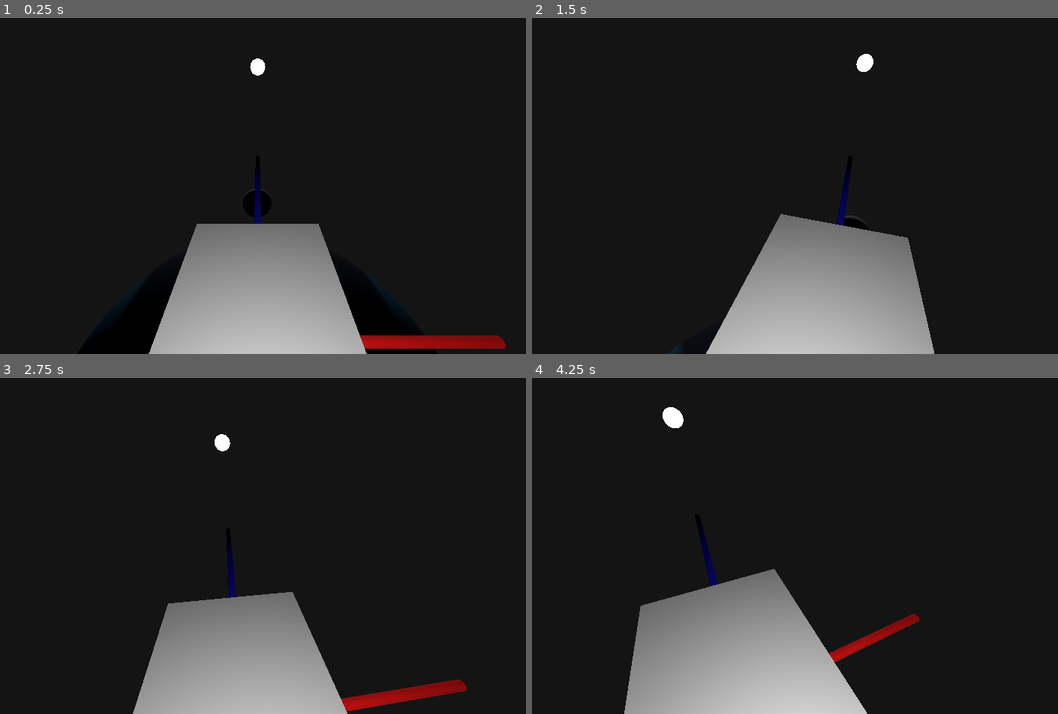
Above: before the commit, frames 1-4 (two rows, left to right).
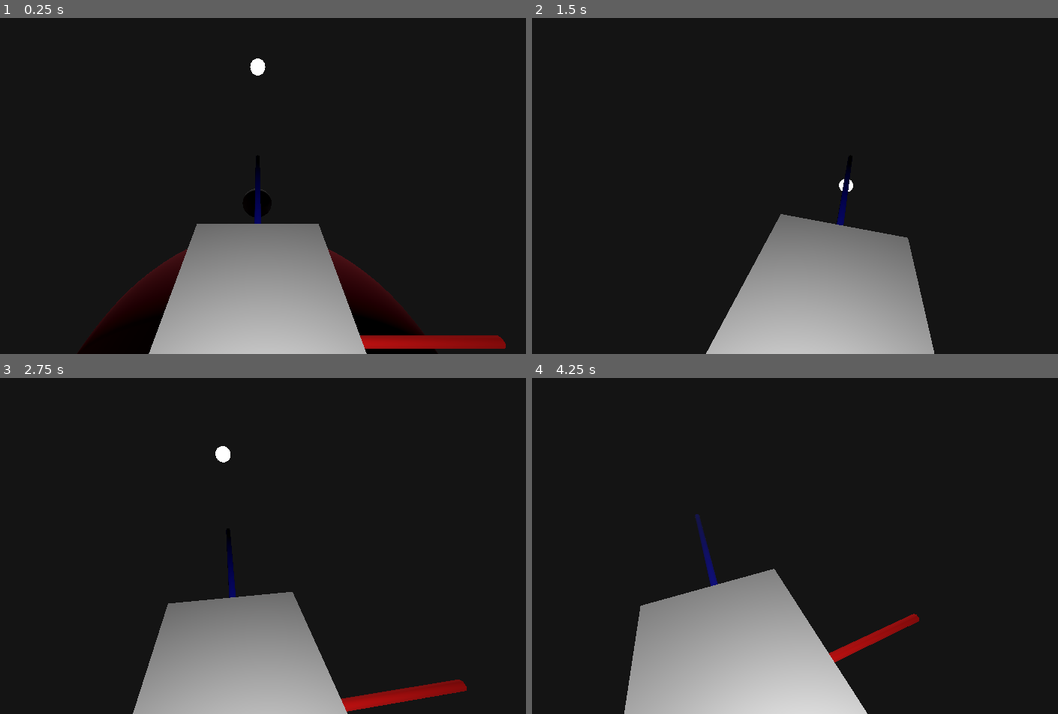
Above: after the commit, the same moments.

Repository: AcctForJudge/Planetary-Gravity-Simulation
Game: Godot game, scene res://Universe/universe.tscn
Same seed, same stepped clock (60 frames per second), same inputs: the game is played once before the commit and once after it. The engine's default icon, where the game draws it, is replaced by a stand-in: a white triangle on a blue panel in a dark square.
Inputs (mouse positions are in pixels of both pictures, inside the frame that each line leads up to):
- Up to frame 1 (0.25 s): no input
- Up to frame 2 (1.5 s): tap Enter at 0.5 s; move the mouse to (821, 186) at 0.52 s; hold E (look_down, bound only after the commit) 0.53-1.28 s; hold W (forward) from 0.53 s (still down); tap P (play) at 0.6 s; click (821, 186) at 0.67 s; move the mouse to (758, 186) at 1.27 s; tap E (look_down, bound only after the commit) at 1.35 s
- Up to frame 3 (2.75 s): keep holding W (forward); tap Q (look_up, bound only after the commit) at 1.55 s; tap Space (up) at 2 s; move the mouse to (273, 539) at 2.02 s; hold Q (look_up, bound only after the commit) from 2.03 s (still down); tap P (play) at 2.3 s
- Up to frame 4 (4.25 s): keep holding W (forward); move the mouse to (784, 552) at 2.77 s; release Q (look_up, bound only after the commit) at 2.78 s; tap H (hide) at 2.85 s; click (784, 552) at 2.92 s; tap E (look_down, bound only after the commit) at 3.05 s; tap Enter at 3.5 s; move the mouse to (837, 549) at 3.52 s; hold Q (look_up, bound only after the commit) from 3.53 s (still down); tap P (play) at 3.6 s

The runs differ from the first frame. In frame 1, 2.5% of the frame differs, in the area x 14-81%, y 68-100%; in frame 2, 0.2%; in frame 3, 0.2%; in frame 4, 0.4%.

Commit message:
another axis of rotation, theres some error abt quaternions n shit when going below planet

Diff:
--- a/SpaceShip/spaceship.gd
+++ b/SpaceShip/spaceship.gd
@@ -21,7 +21,7 @@
 @onready var col: CollisionShape3D = $CollisionShape3D
 @onready var cam: Node3D = $Cam
 @onready var head: Node3D = $Cam/Head
-var prev_b := Basis()
+#var prev_b := Basis()
 func _ready() -> void:
 	yaw = rotation_degrees.y
 	look_rotation.y = cam.rotation.y
@@ -52,6 +52,7 @@
 				main_body = body
 
 		if strongest_force.length_squared() > 1:
+			print(strongest_force)
 			if velocity_from_gravity.length_squared() < 10:
 				velocity_from_gravity += strongest_force
 
@@ -65,20 +66,20 @@
 			#print(basis)
 	velocity = velocity_from_gravity + velocity_from_movement
 	#basis = b
-	if prev_b != basis:
-		print(basis)
-		prev_b = basis
+	#if prev_b != basis:
+		#print(basis)
+		#prev_b = basis
 	move_and_slide()
 
 func handle_movement(delta):
 	var x = Input.get_axis("left", "right")
 	var z = Input.get_axis("backward", "forward")
 	var y = Input.get_axis("up", "down")
-
+	var idk = Input.get_action_strength("look_up") - Input.get_action_strength("look_down")
 	if x > 0:
-		thrust_left()
+		rotate_left()
 	elif x < 0:
-		thrust_right()
+		rotate_right()
 	if y > 0:
 		thrust_up()
 	elif y < 0:
@@ -87,6 +88,10 @@
 		thrust_forwards()
 	elif z < 0:
 		thrust_backwards()
+	if idk > 0:
+		rotate_up()
+	elif idk < 0:
+		rotate_down()
 	velocity_from_movement.x = clamp(velocity_from_movement.x, -100, 100)
 	velocity_from_movement.y = clamp(velocity_from_movement.y, -1000, 100)
 	velocity_from_movement.z = clamp(velocity_from_movement.z, -100, 100)
@@ -97,9 +102,9 @@
 	velocity_from_movement += speed * -transform.basis.z
 func thrust_backwards():
 	velocity_from_movement += speed * transform.basis.z
-func thrust_left():
+func rotate_left():
 	rotate_object_local(Vector3.UP, -rot_speed * 0.01)
-func thrust_right():
+func rotate_right():
 	rotate_object_local(Vector3.UP, rot_speed * 0.01)
 func thrust_up():
 	if velocity_from_gravity.length() > 0:
@@ -108,7 +113,10 @@
 		velocity_from_movement += speed * -transform.basis.y
 func thrust_down():
 	velocity_from_movement += speed * transform.basis.y
-
+func rotate_up():
+	rotate_object_local(Vector3.RIGHT, -rot_speed * 0.01)
+func rotate_down():
+	rotate_object_local(Vector3.RIGHT, rot_speed * 0.01)
 func rotate_look(rot_input : Vector2):
 	look_rotation.x -= rot_input.y * mouse_sense
 	#look_rotation.x = clamp(look_rotation.x, deg_to_rad(-85), deg_to_rad(85))
--- a/Universe/universe.tscn
+++ b/Universe/universe.tscn
@@ -1,10 +1,10 @@
 [gd_scene load_steps=21 format=3 uid="uid://brx4cveefbkom"]
 
 [ext_resource type="Script" uid="uid://b5bfgoutmjrax" path="res://Universe/universe.gd" id="1_6q408"]
-[ext_resource type="Texture2D" uid="uid://c3whsjkev0age" path="res://Sky Panaromas/starmap_g4k.jpg" id="2_5gdbb"]
+[ext_resource type="Texture2D" uid="uid://c3whsjkev0age" path="res://Textures/Sky Panaromas/starmap_g4k.jpg" id="2_5gdbb"]
 [ext_resource type="PackedScene" uid="uid://dwipajhr0a2xp" path="res://SpaceShip/spaceship.tscn" id="4_5gdbb"]
 [ext_resource type="Script" uid="uid://6ab6gpfo0tx5" path="res://HeavenlyBody/heavenly_body.gd" id="4_6326s"]
-[ext_resource type="Texture2D" uid="uid://b18whhc7hbfah" path="res://icon.svg" id="5_5gdbb"]
+[ext_resource type="Texture2D" uid="uid://dl46e8ngyl4fb" path="res://Textures/Prototype Textures/Red/texture_09.png" id="5_5gdbb"]
 
 [sub_resource type="PanoramaSkyMaterial" id="PanoramaSkyMaterial_5gdbb"]
 panorama = ExtResource("2_5gdbb")
@@ -44,11 +44,8 @@
 [sub_resource type="FastNoiseLite" id="FastNoiseLite_wn7ko"]
 frequency = 1.0
 
-[sub_resource type="StandardMaterial3D" id="StandardMaterial3D_5gdbb"]
+[sub_resource type="StandardMaterial3D" id="StandardMaterial3D_p3x1f"]
 albedo_texture = ExtResource("5_5gdbb")
-metallic_specular = 1.0
-roughness = 0.35
-emission_enabled = true
 
 [sub_resource type="SphereMesh" id="SphereMesh_xs1tn"]
 radius = 50.0
@@ -108,7 +105,7 @@
 
 [node name="Planet2" type="MeshInstance3D" parent="HeavenlyBodies"]
 transform = Transform3D(1, 0, 0, 0, 1, 0, 0, 0, 1, 0, 0, -3301.1255)
-material_override = SubResource("StandardMaterial3D_5gdbb")
+material_override = SubResource("StandardMaterial3D_p3x1f")
 mesh = SubResource("SphereMesh_xs1tn")
 script = ExtResource("4_6326s")
 mass = 5000.0
--- a/project.godot
+++ b/project.godot
@@ -62,6 +62,16 @@
 "events": [Object(InputEventKey,"resource_local_to_scene":false,"resource_name":"","device":-1,"window_id":0,"alt_press …(192 unchanged characters)…
 ]
 }
+look_up={
+"deadzone": 0.2,
+"events": [Object(InputEventKey,"resource_local_to_scene":false,"resource_name":"","device":-1,"window_id":0,"alt_pressed":false,"shift_pressed":false,"ctrl_pressed":false,"meta_pressed":false,"pressed":false,"keycode":0,"physical_keycode":81,"key_label":0,"unicode":113,"location":0,"echo":false,"script":null)
+]
+}
+look_down={
+"deadzone": 0.2,
+"events": [Object(InputEventKey,"resource_local_to_scene":false,"resource_name":"","device":-1,"window_id":0,"alt_pressed":false,"shift_pressed":false,"ctrl_pressed":false,"meta_pressed":false,"pressed":false,"keycode":0,"physical_keycode":69,"key_label":0,"unicode":101,"location":0,"echo":false,"script":null)
+]
+}
 
 [rendering]
 
Binary file added: Textures/Prototype Textures/Dark/texture_01.png
Not shown, added: Textures/Prototype Textures/Dark/texture_01.png.import
Binary file added: Textures/Prototype Textures/Dark/texture_02.png
Not shown, added: Textures/Prototype Textures/Dark/texture_02.png.import
Binary file added: Textures/Prototype Textures/Dark/texture_03.png
Not shown, added: Textures/Prototype Textures/Dark/texture_03.png.import
Binary file added: Textures/Prototype Textures/Dark/texture_04.png
Not shown, added: Textures/Prototype Textures/Dark/texture_04.png.import
Binary file added: Textures/Prototype Textures/Dark/texture_05.png
Not shown, added: Textures/Prototype Textures/Dark/texture_05.png.import
Binary file added: Textures/Prototype Textures/Dark/texture_06.png
Not shown, added: Textures/Prototype Textures/Dark/texture_06.png.import
(and 148 more such lines)
